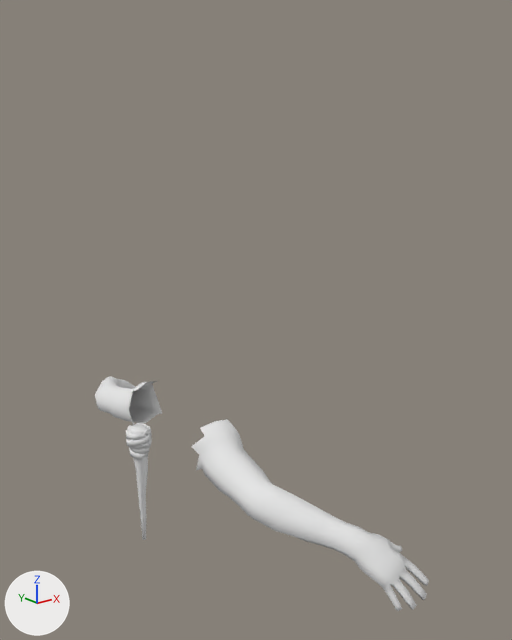
The Blender file Mhmd/Blender/Placeholders/Placeholder_Hand/Hand_location_with_TORCH.blend, before and after one commit.
Camera for both pictures: a 50 mm camera at (-0.814, -1.51, 1.021) aimed at (0.299, -0.119, 0.465). The lights are fixed; the arrows at lower left show +X, +Y and +Z.

Objects in the first picture: 'Torch_1', 'main_char.001'.
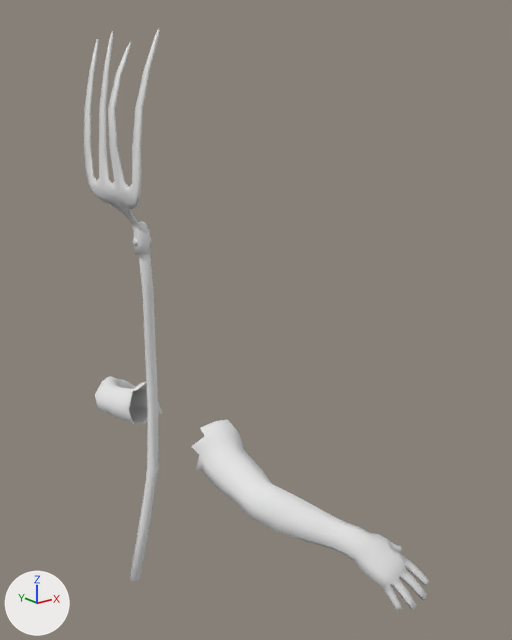
Where the change shows, as pixel boxes (x1, y1, x2, y2) in the pictures (512 x 640 px):
'Pitchfork_2_Handle', added
    after: (84, 29, 160, 581)
'Torch_1', hidden
    before: (126, 423, 152, 540)

The change in detail:
Mesh me_cylinder_005 is new.
It has 432 vertices, 428 faces and spans x -0.19..0.19, y -0.07..0.09, z -0.36..1.64.
Object 'Torch_1' (ob_torch_1) is now hidden.
Object 'Pitchfork_2_Handle' (ob_pitchfork_2_handle) is new; it shows me_cylinder_005.
Its location is (0.0, 0.0, 0.0).
Its rotation in degrees is (0, 0, -90).
Its scale is (0.71, 0.71, 0.71).
